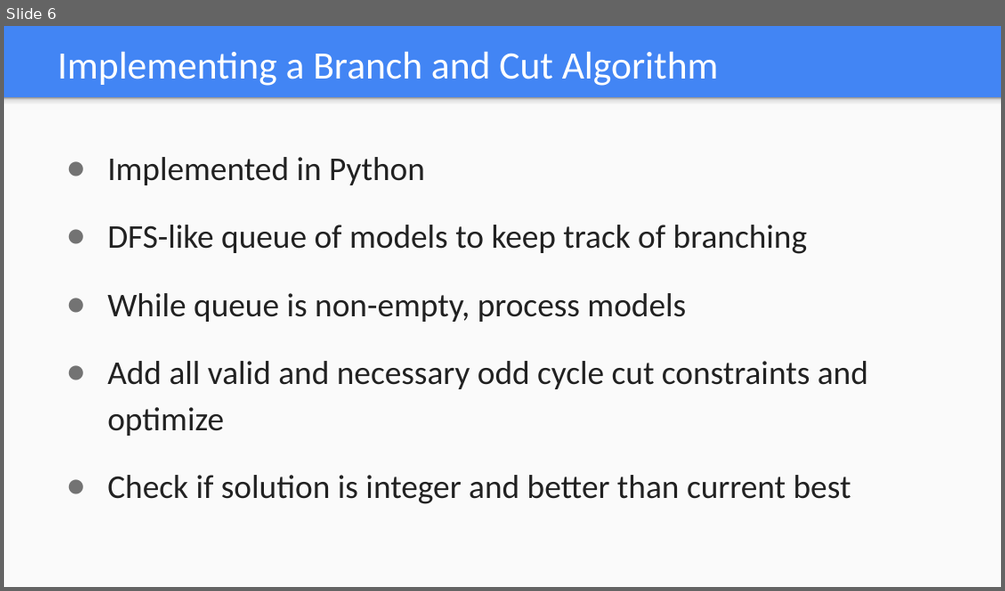
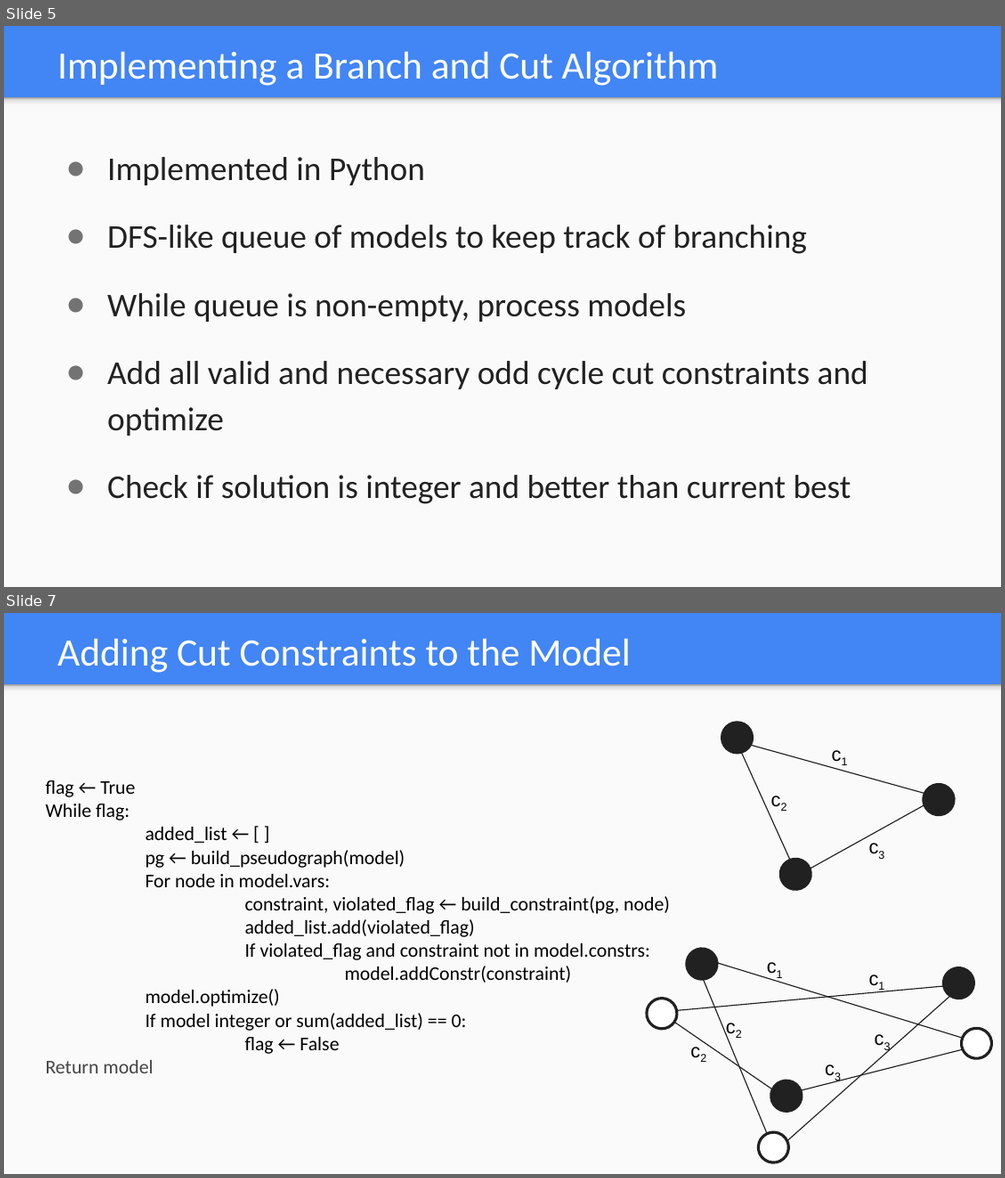
Before and after one commit to aggardner/574_max_cut, a slide deck: Max_Cut_ppt.pptx. Shown one above the other, each under a label of ours: slide 6 before the commit, slides 5 and 7 after it; the slides between them are not shown. The pictures are 1005x591 and 1005x1178 pixels, drawn with LibreOffice and Linux fonts; fonts in the diff are those of the drawing. Boxes give left, top, right and bottom in pixels: in the first picture for what was removed or moved away, otherwise in the second. Text is boxed around its words. In the diff, an @@ line names an element or a change of style, - is before the commit and + after.

Commit message:
algorithmic improvements
fixed a janky while loop - paper and report changes as well

```diff
--- a/Max_Cut_ppt.pptx
+++ b/Max_Cut_ppt.pptx
@@ slide 7 added at (4, 613, 1001, 1174), background #4285F4; not listed: 2 template elements that a slide beside it also shows @@
@@ text added at (57, 638, 631, 673), 28 pt, text #FFFFFF @@
+Adding Cut Constraints to the Model
@@ ellipse added at (718, 719, 755, 756), fill #212121, outline #212121 2 pt @@
@@ line added from (925, 794) to (751, 745), #212121 0.75 pt @@
@@ text added at (821, 737, 858, 771), 14 pt, text #000000 @@
+c1
@@ line added from (791, 860) to (742, 753), #212121 0.75 pt @@
@@ text added at (46, 780, 670, 1073), 14 pt, text #000000 @@
+flag ← True
+While flag:
+added_list ← [ ]
+pg ← build_pseudograph(model)
+For node in model.vars:
+constraint, violated_flag ← build_constraint(pg, node)
+added_list.add(violated_flag)
+If violated_flag and constraint not in model.constrs:
+model.addConstr(constraint)
+model.optimize()
+If model integer or sum(added_list) == 0:
+flag ← False
+Return model
@@ text added at (761, 782, 799, 816), 14 pt, text #000000 @@
+c2
@@ ellipse added at (918, 779, 959, 820), fill #212121, outline #212121 2 pt @@
@@ line added from (924, 805) to (809, 868), #212121 0.75 pt @@
@@ text added at (859, 830, 896, 864), 14 pt, text #000000 @@
+c3
@@ ellipse added at (776, 854, 815, 894), fill #212121, outline #212121 2 pt @@
@@ ellipse added at (686, 948, 719, 981), fill #212121, outline #212121 2 pt @@
@@ text added at (757, 949, 793, 983), 14 pt, text #000000 @@
+c1
@@ line added from (944, 986) to (677, 1011), #212121 0.75 pt @@
@@ line added from (767, 1134) to (703, 979), #212121 0.75 pt @@
@@ line added from (962, 1038) to (717, 963), #212121 0.75 pt @@
@@ text added at (859, 961, 896, 995), 14 pt, text #000000 @@
+c1
@@ ellipse added at (940, 965, 976, 1000), fill #212121, outline #212121 2 pt @@
@@ ellipse added at (644, 995, 680, 1031), fill #FFFFFF, outline #212121 2 pt @@
@@ text added at (716, 1009, 752, 1043), 14 pt, text #000000 @@
+c2
@@ line added from (787, 1140) to (950, 996), #212121 0.75 pt @@
@@ line added from (773, 1089) to (674, 1022), #212121 0.75 pt @@
@@ text added at (680, 1034, 718, 1068), 14 pt, text #000000 @@
+c2
@@ text added at (865, 1021, 901, 1054), 14 pt, text #000000 @@
+c3
@@ ellipse added at (956, 1023, 995, 1062), fill #FFFFFF, outline #212121 2 pt @@
@@ line added from (962, 1050) to (801, 1090), #212121 0.75 pt @@
@@ text added at (816, 1052, 852, 1086), 14 pt, text #000000 @@
+c3
@@ ellipse added at (766, 1076, 806, 1116), fill #212121, outline #212121 2 pt @@
@@ ellipse added at (754, 1128, 793, 1167), fill #FFFFFF, outline #212121 2 pt @@
@@ what was slide 6 is now slide 5 @@
```
Also in this commit, not shown: 8 other slides changed, 1 other slide added, 1 slide removed, 9 other files.
